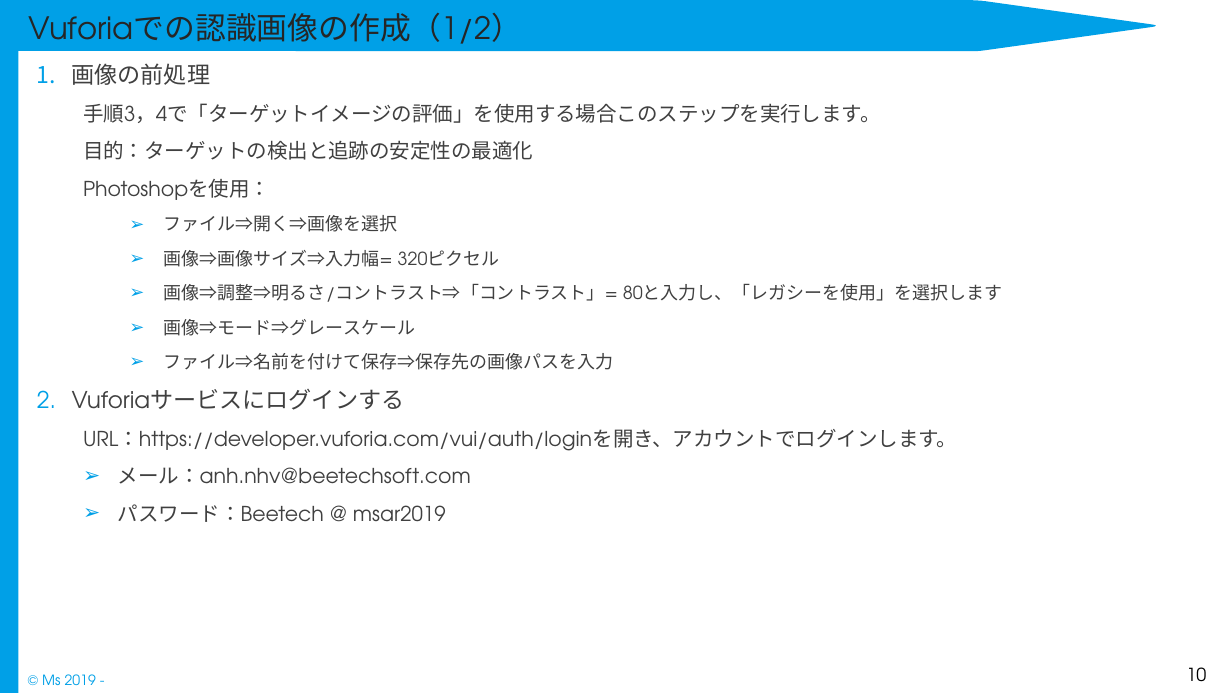
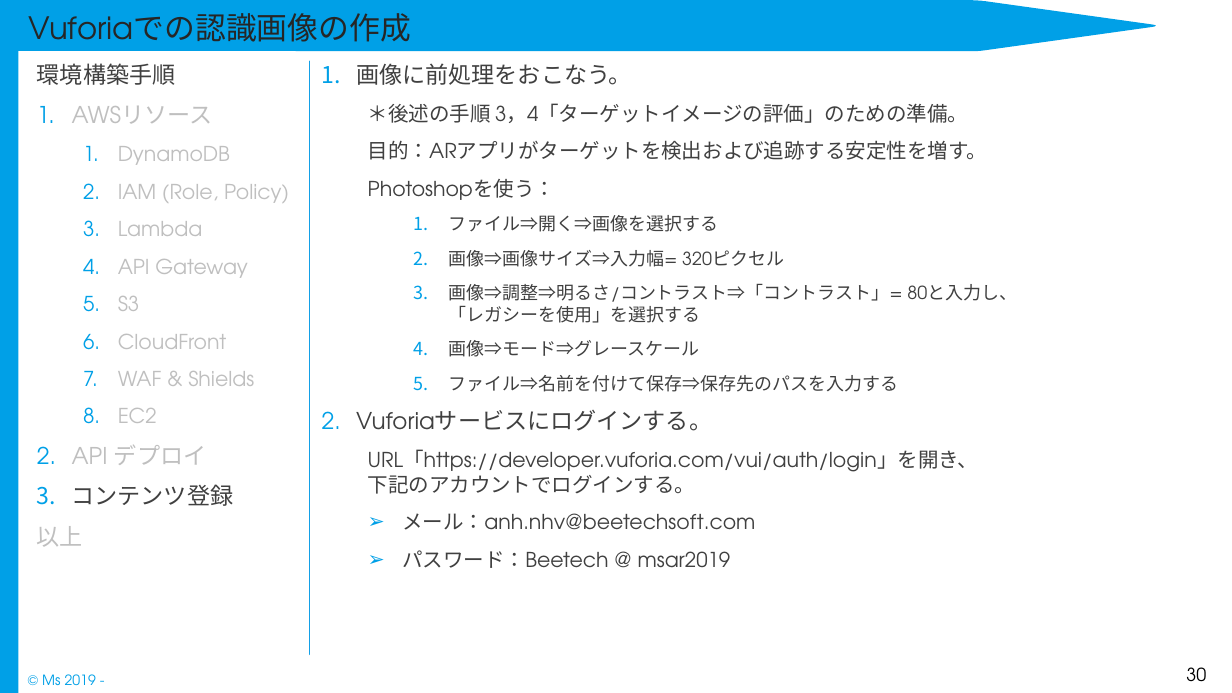
Before and after one commit to Rie-Ishimura/https-github.com-uetomae-msar_Documents_1, a slide deck: slide 30 of 04.環境構築/インフラ/msar_環境構築手順書.pptx (slide 10 before the commit). Drawn at 1232x693 pixels with LibreOffice and Linux fonts; fonts in the diff are those of the drawing. Boxes give left, top, right and bottom in pixels: in the first picture for what was removed or moved away, otherwise in the second. Text is boxed around its words. In the diff, an @@ line names an element or a change of style, - is before the commit and + after.

Commit message:
卒ARu コンテンツ管理画面(Web) 開発

```diff
--- a/04.環境構築/インフラ/msar_環境構築手順書.pptx
+++ b/04.環境構築/インフラ/msar_環境構築手順書.pptx
@@ title at (29, 13, 411, 54): text changed @@
-Vuforiaでの認識画像の作成（1/2）
+Vuforiaでの認識画像の作成
@@ text "画像に前処理をおこなう。": place and size @@
-text "画像に前処理をおこなう。" at (72, 63, 1003, 522)
+text "画像に前処理をおこなう。" at (356, 63, 1017, 568)
@@ text added at (37, 63, 289, 546), 16 pt, text #BFBFBF @@
+環境構築手順
+1. AWSリソース
+  1. DynamoDB
+  2. IAM (Role, Policy)
+  3. Lambda
+  4. API Gateway
+  5. S3
+  6. CloudFront
+  7. WAF & Shields
+  8. EC2
+2. API デプロイ
+3. コンテンツ登録
+以上
@@ line added from (310, 61) to (310, 654), #13A0E7 1.25 pt @@
@@ text at (356, 63, 987, 232): text changed @@
-1. 画像の前処理
-  手順3，4で「ターゲットイメージの評価」を使用する場合このステップを実行します。
-  目的：ターゲットの検出と追跡の安定性の最適化
-  Photoshopを使用：
-    ➢ ファイル⇒開く⇒画像を選択
+1. 画像に前処理をおこなう。
+  ＊後述の手順 3，4「ターゲットイメージの評価」のための準備。
+  目的：ARアプリがターゲットを検出および追跡する安定性を増す。
+  Photoshopを使う：
+    1. ファイル⇒開く⇒画像を選択する
@@ text at (449, 250, 784, 357): bullet ➢ to 1. @@
@@ text at (449, 284, 1017, 323): text changed @@
-    ➢ 画像⇒調整⇒明るさ/コントラスト⇒「コントラスト」= 80と入力し、「レガシーを使用」を選択します
+    3. 画像⇒調整⇒明るさ/コントラスト⇒「コントラスト」= 80と入力し、
+       「レガシーを使用」を選択する
@@ text at (356, 375, 978, 494): text changed @@
-    ➢ ファイル⇒名前を付けて保存⇒保存先の画像パスを入力
-2. Vuforiaサービスにログインする
-  URL：https://developer.vuforia.com/vui/auth/loginを開き、アカウントでログインします。
+    5. ファイル⇒名前を付けて保存⇒保存先のパスを入力する
+2. Vuforiaサービスにログインする。
+  URL「https://developer.vuforia.com/vui/auth/login」を開き、
+  下記のアカウントでログインする。
@@ page number at (1186, 667, 1206, 682): text changed @@
-10
+30
```
Also in this commit, not shown: 10 other slides changed, 30 slides added, 9 other files.
